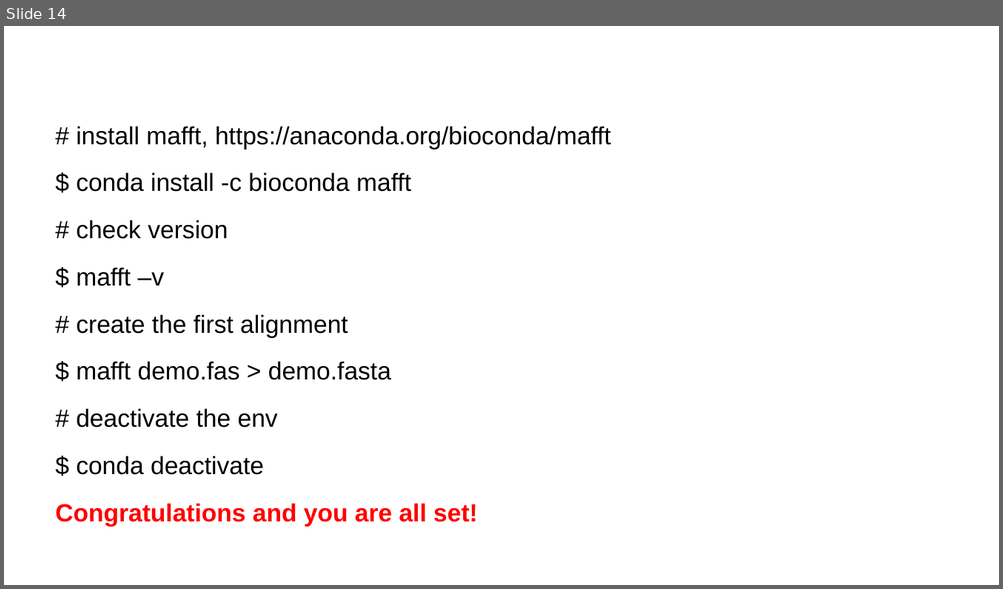
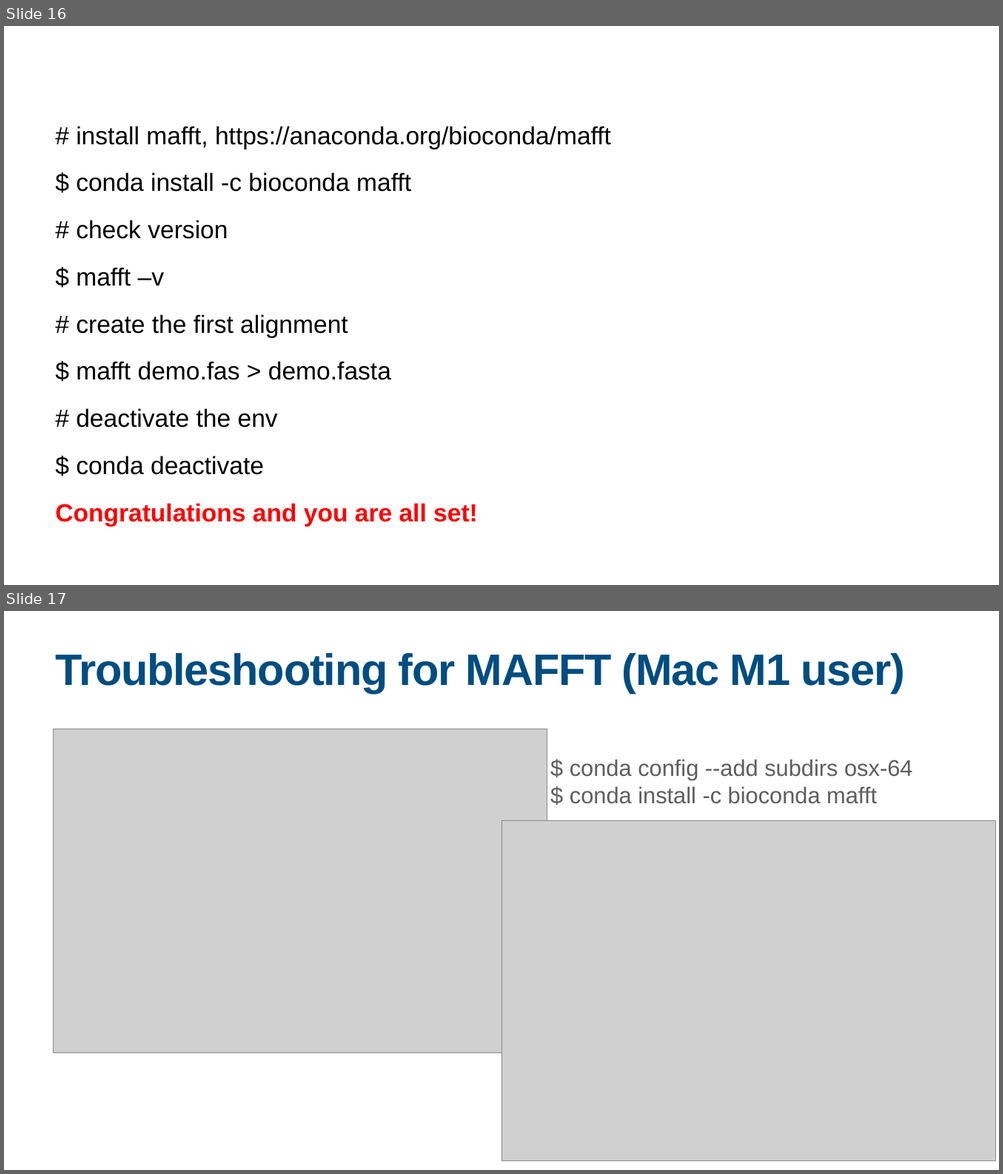
Before and after one commit to yngong/2024-UWARN-TW-Workshop, a slide deck: day1/20240425_Intro.pptx. Shown one above the other, each under a label of ours: slide 14 before the commit, slides 16 and 17 after it. The pictures are 1003x589 and 1003x1174 pixels, drawn with LibreOffice and Linux fonts; fonts in the diff are those of the drawing; grey boxes stand for pictures. Boxes give left, top, right and bottom in pixels: in the first picture for what was removed or moved away, otherwise in the second. Text is boxed around its words. In the diff, an @@ line names an element or a change of style, - is before the commit and + after.

```diff
--- a/day1/20240425_Intro.pptx
+++ b/day1/20240425_Intro.pptx
@@ slide 17 added at <box>4,611,999,1170</box>, background #FFFFFF @@
@@ title added at <box>55,653,905,693</box>, 85 pt, text #004D80, bold @@
+Troubleshooting for MAFFT (Mac M1 user)
@@ picture added at <box>54,729,546,1053</box> @@
@@ text added at <box>569,759,912,804</box>, 44 pt, text #5E5E5E @@
+$ conda config --add subdirs osx-64
+$ conda install -c bioconda mafft
@@ picture added at <box>501,820,995,1162</box> @@
@@ what was slide 14 is now slide 16 @@
```
Also in this commit, not shown: 4 slides changed, 2 other slides added, 1 other file.
